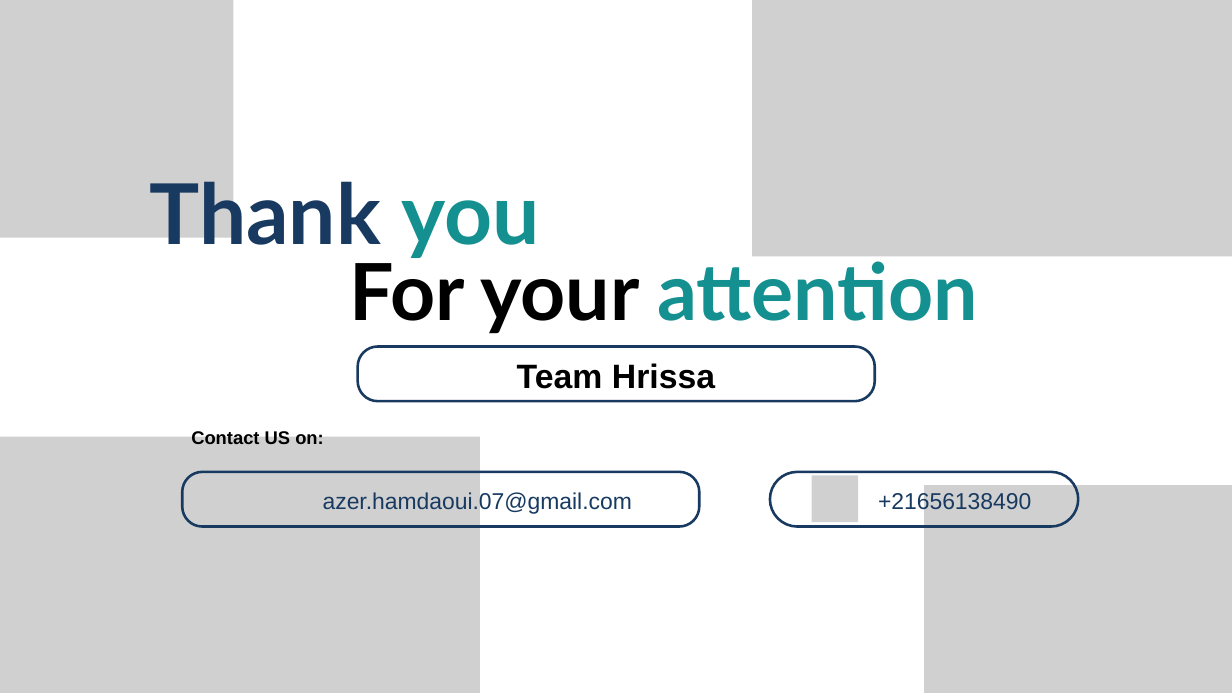
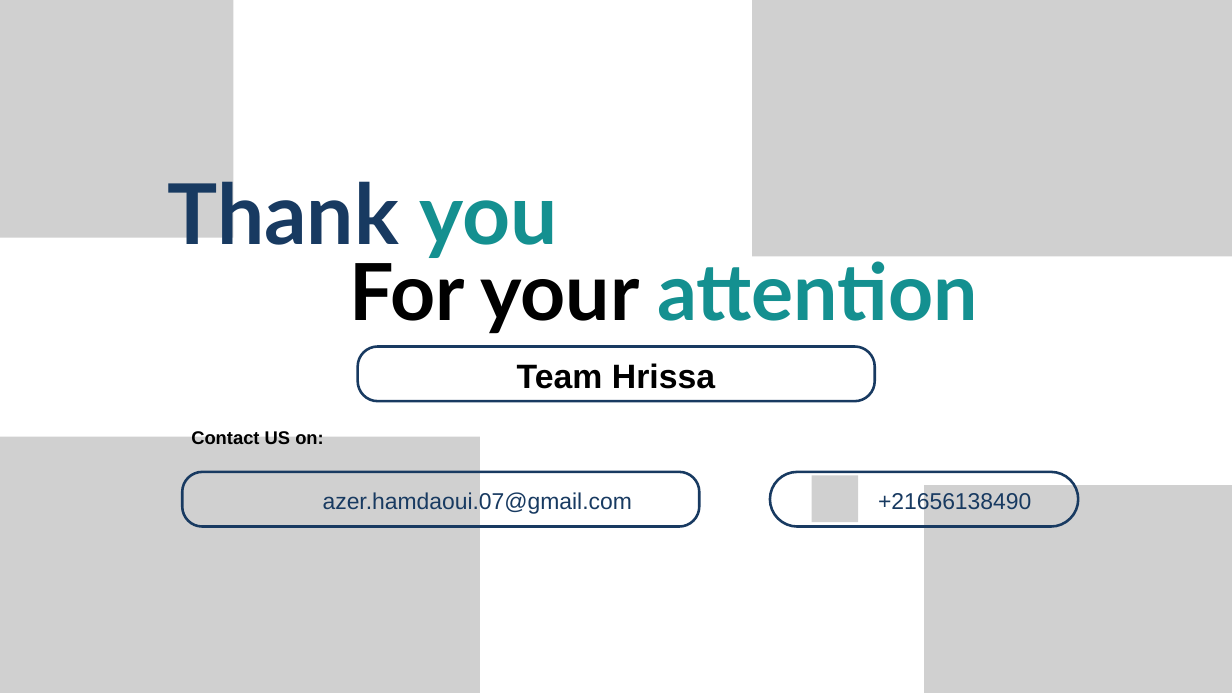
Before and after one commit to Azer884/Bridge-app, a slide deck: slide 13 of submission/SDC2026_HRISSA_Slides.pptx. Drawn at 1232x693 pixels with LibreOffice and Linux fonts; fonts in the diff are those of the drawing; grey boxes stand for pictures; background and template pictures are left out. Boxes give left, top, right and bottom in pixels: in the first picture for what was removed or moved away, otherwise in the second. Text is boxed around its words. In the diff, an @@ line names an element or a change of style, - is before the commit and + after.

```diff
--- a/submission/SDC2026_HRISSA_Slides.pptx
+++ b/submission/SDC2026_HRISSA_Slides.pptx
@@ text "Thank you": place and size @@
-text "Thank you" at <box>149,171,539,258</box>
+text "Thank you" at <box>168,171,557,258</box>
```
